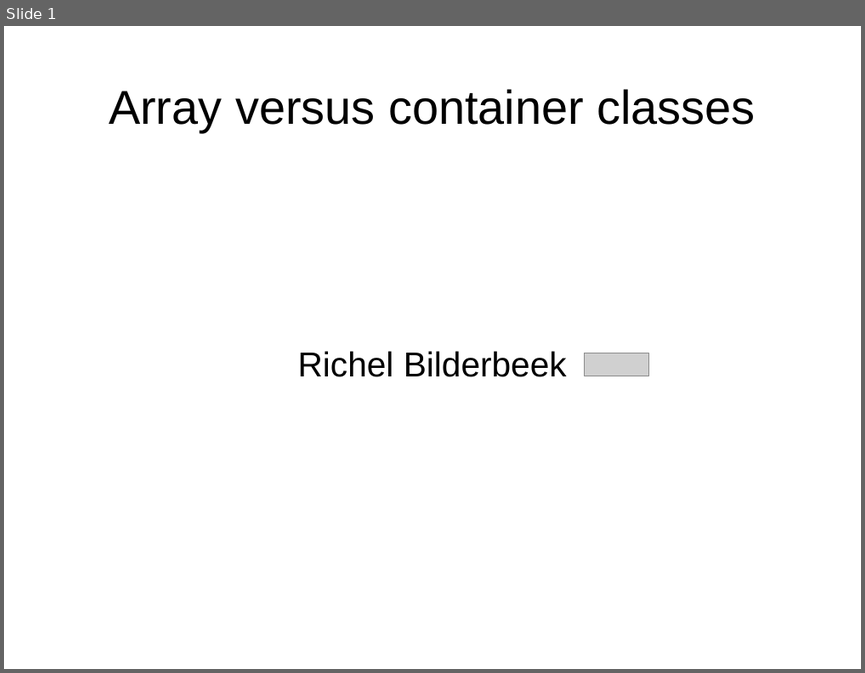
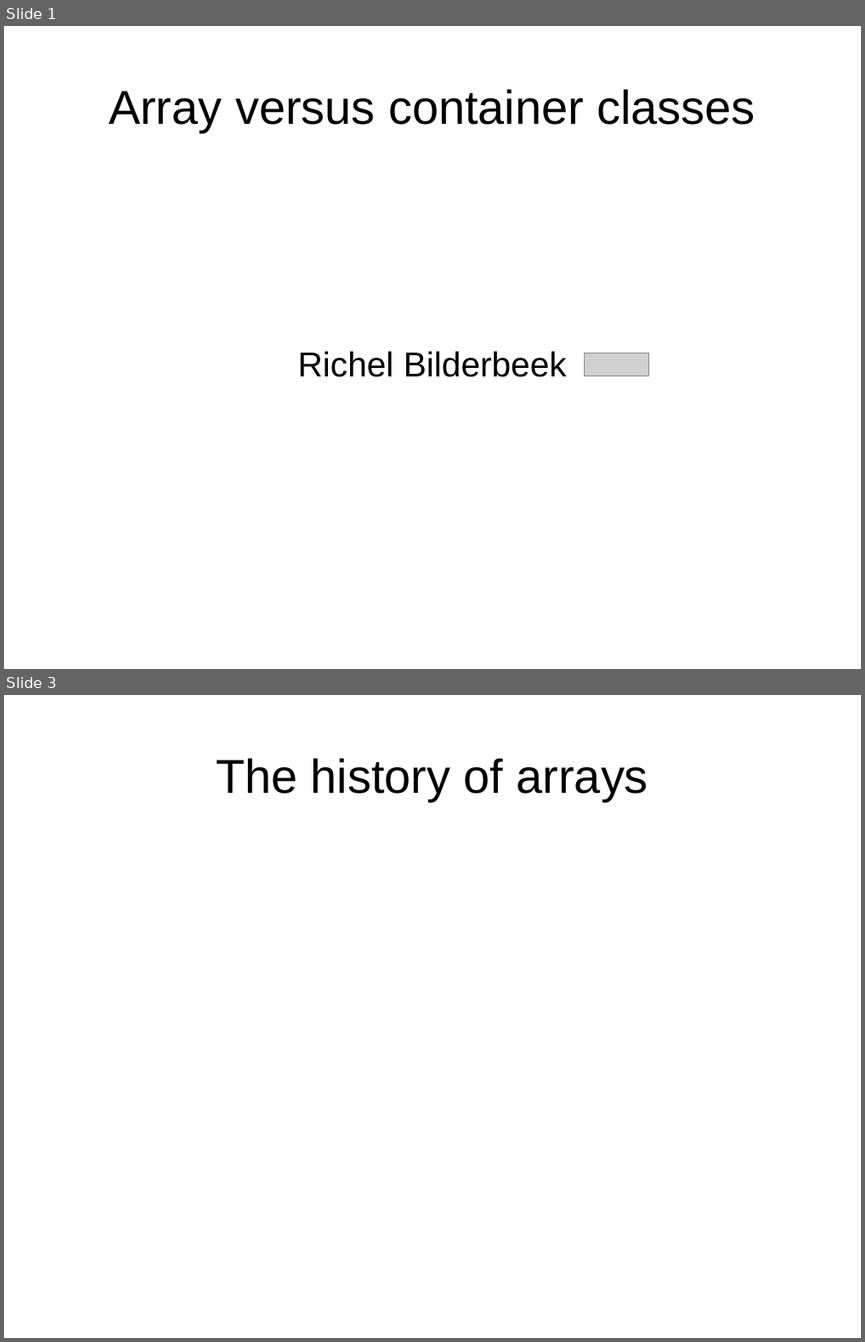
Before and after one commit to richelbilderbeek/RichelbilderbeekNl, a slide deck: Cpp/CppLectureArrayVersusStdArray.odp. Shown one above the other, each under a label of ours: slide 1 before the commit, slides 1 and 3 after it; the slides between them are not shown. The pictures are 865x673 and 865x1342 pixels, drawn with LibreOffice and Linux fonts; fonts in the diff are those of the drawing; grey boxes stand for pictures. Boxes give left, top, right and bottom in pixels: in the first picture for what was removed or moved away, otherwise in the second. Text is boxed around its words. In the diff, an @@ line names an element or a change of style, - is before the commit and + after.

```diff
--- a/Cpp/CppLectureArrayVersusStdArray.odp
+++ b/Cpp/CppLectureArrayVersusStdArray.odp
@@ slide 3 added at (4,695,861,1338), background #FFFFFF @@
@@ title added at (216,758,648,801), 44 pt, text #000000 @@
+The history of arrays
```
Also in this commit, not shown: 1 slide changed, 1 other slide added, 1 other file.
